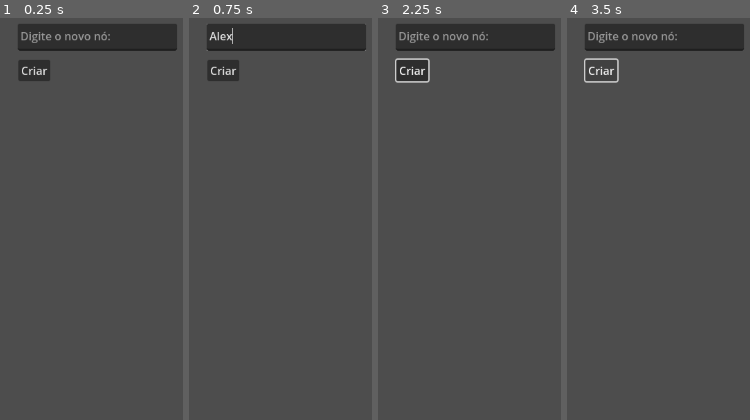
Above: before the commit, frames 1-4 (left to right).
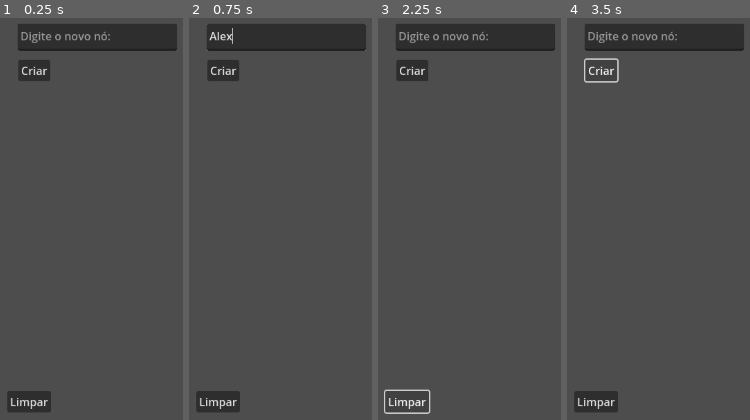
Above: after the commit, the same moments.

Repository: Meidesu/Arvores-ED
Game: Godot game, scene res://main.tscn
The game is run twice, just before and just after one commit, with the same random seed, the same clock (stepped at 60 frames per second) and the same inputs.
Inputs (mouse positions are in pixels of both pictures, inside the frame that each line leads up to):
- Up to frame 1 (0.25 s): no input
- Up to frame 2 (0.75 s): click (285, 38) at 0.52 s; type "Alex" at 0.6 s
- Up to frame 3 (2.25 s): click "Criar" at 1.25 s; click (407, 399) at 2 s, where only the run after the commit has a clickable "Limpar"
- Up to frame 4 (3.5 s): click "Criar" at 2.75 s

The runs differ from the first frame. In frame 1, 1.1% of the frame differs, in the area x 3-28%, y 92-99%; in frame 2, 1.1%; in frame 3, 0.8%; in frame 4, 1.1%.

Commit message:
feat: Deletar nós, espaçamento e remover linhas

Diff:
--- a/No.gd
+++ b/No.gd
@@ -1,6 +1,8 @@
 extends Node2D
 
 class_name No
+
+@export var baseSeparation: int = 10;
 
 @onready var left_pos: Marker2D = $leftPos as Marker2D;
 @onready var right_pos: Marker2D = $rightPos as Marker2D;
@@ -8,19 +10,25 @@
 var num: int;
 var right: No;
 var left: No;
+var depth: int = 1;
 
-# Called when the node enters the scene tree for the first time.
 func _ready():
-	pass # Replace with function body.
-
-# Called every frame. 'delta' is the elapsed time since the previous frame.
-func _process(delta):
 	pass
 
 func set_num(value:int):
 	num = value;
 	%Label.text = str(value);
 
-func set_new_position(pos: Vector2):
+func set_new_position(pos: Vector2, _depth):
 	print("setando nova posição de alguem")
 	global_position = pos;
+
+	depth = _depth;
+	left_pos.position.x += baseSeparation * -_depth;
+	right_pos.position.x += baseSeparation * _depth;
+
+func is_leaf(no: No):
+	return !no.left && !no.right;
+
+func set_color(color: Color):
+	%bg.color = color;
--- a/main.gd
+++ b/main.gd
@@ -34,15 +34,14 @@
 		raiz = novoNo;
 		raiz.left_pos.position.x += -50;
 		raiz.right_pos.position.x += 50;
-		raiz.set_new_position(%raizPos.global_position);
+		raiz.set_new_position(%raizPos.global_position, 1);
 		return;
 	else:
 		print("Raiz ja criada")
 		inserirNo(raiz, novoNo);
 
-
-
-func inserirNo(raizAtual: No, novo: No):
+func inserirNo(raizAtual: No, novo: No, depth=1):
+	var actualDepth = depth;
 
 	if !raizAtual or raizAtual.num == novo.num:
 		print("raiz nula ou numero ja existe")
@@ -52,25 +51,21 @@
 	if novo.num > raizAtual.num:
 		if !raizAtual.right:
 			raizAtual.right = novo
-			novo.set_new_position(raizAtual.right_pos.global_position);
+			novo.set_new_position(raizAtual.right_pos.global_position, depth);
 			#self.draw_line(raizAtual.global_position, novo.global_position, Color.RED, 1);
 			add_line(raizAtual, novo);
 			print("Adicionando a direita")
 		else:
-			inserirNo(raizAtual.right, novo);
+			inserirNo(raizAtual.right, novo, depth + 1);
 	else:
 		if !raizAtual.left:
 			raizAtual.left = novo;
-			novo.set_new_position(raizAtual.left_pos.global_position);
+			novo.set_new_position(raizAtual.left_pos.global_position, depth);
 			#draw_line(raizAtual.global_position, novo.global_position, Color.RED, 1);
 			add_line(raizAtual, novo);
 			print("Adicionando a esquerda")
 		else:
-			inserirNo(raizAtual.left, novo);
-
-func _on_button_pressed():
-	print("botão pressionado")
-	criarNo();
+			inserirNo(raizAtual.left, novo, depth + 1);
 
 
 func instanciarNo():
@@ -92,7 +87,8 @@
 		print_rich("[color=red]Invalido");
 		return null;
 
-	var novoNo: No = NO.instantiate();
+	var novoNo: No = NO.instantiate() as No;
+	novoNo.depth = 1
 	add_child(novoNo);
 	novoNo.set_num(numAtual);
 
@@ -108,5 +104,46 @@
 		"pai": pai,
 		"filho": filho
 	});
-	print(lines)
 	queue_redraw();
+
+func remove_line(no: No):
+	lines = lines.filter(
+		func (line):
+			return line.filho != no;
+	)
+	queue_redraw();
+
+func clear_tree(_raiz: No):
+
+	_raiz.set_color(Color.BLUE)
+	await get_tree().create_timer(0.5).timeout;
+
+	if _raiz.is_leaf(_raiz):
+
+		_raiz.set_color(Color.RED)
+		await get_tree().create_timer(0.5).timeout;
+
+		remove_line(_raiz);
+		_raiz.queue_free();
+		return;
+
+	if _raiz.right:
+		await clear_tree(_raiz.right);
+
+	if _raiz.left:
+		await clear_tree(_raiz.left)
+
+	_raiz.set_color(Color.RED)
+	await get_tree().create_timer(0.5).timeout;
+
+	remove_line(_raiz);
+	_raiz.queue_free();
+	return;
+
+func _on_button_pressed():
+	print("Criando nó!")
+	criarNo();
+
+func _on_clear_button_pressed():
+	if raiz != null:
+		await clear_tree(raiz);
--- a/main.tscn
+++ b/main.tscn
@@ -13,7 +13,7 @@
 offset_bottom = 92.0
 placeholder_text = "Digite o novo nó: "
 
-[node name="Button" type="Button" parent="."]
+[node name="createButton" type="Button" parent="."]
 offset_left = 51.0
 offset_top = 105.0
 offset_right = 97.0
@@ -24,4 +24,12 @@
 unique_name_in_owner = true
 position = Vector2(744, 77)
 
-[connection signal="pressed" from="Button" to="." method="_on_button_pressed"]
+[node name="clearButton" type="Button" parent="."]
+offset_left = 35.0
+offset_top = 583.0
+offset_right = 98.0
+offset_bottom = 614.0
+text = "Limpar"
+
+[connection signal="pressed" from="createButton" to="." method="_on_button_pressed"]
+[connection signal="pressed" from="clearButton" to="." method="_on_clear_button_pressed"]
--- a/no.tscn
+++ b/no.tscn
@@ -9,6 +9,7 @@
 script = ExtResource("1_3da5j")
 
 [node name="bg" type="ColorRect" parent="."]
+unique_name_in_owner = true
 anchors_preset = 8
 anchor_left = 0.5
 anchor_top = 0.5
@@ -20,7 +21,7 @@
 offset_bottom = 20.0
 grow_horizontal = 2
 grow_vertical = 2
-color = Color(0.188235, 0.160784, 0.372549, 0.592157)
+color = Color(0.0160268, 0.0119228, 0.0595744, 0.592157)
 
 [node name="Label" type="Label" parent="."]
 unique_name_in_owner = true
